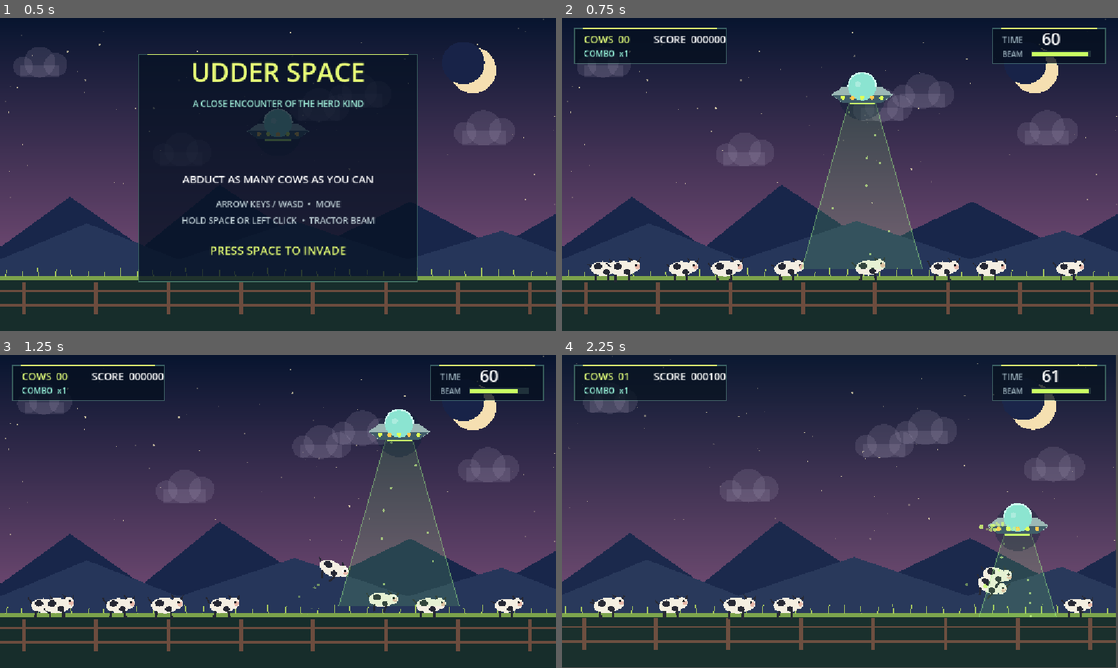
Above: before the commit, frames 1-4 (two rows, left to right).
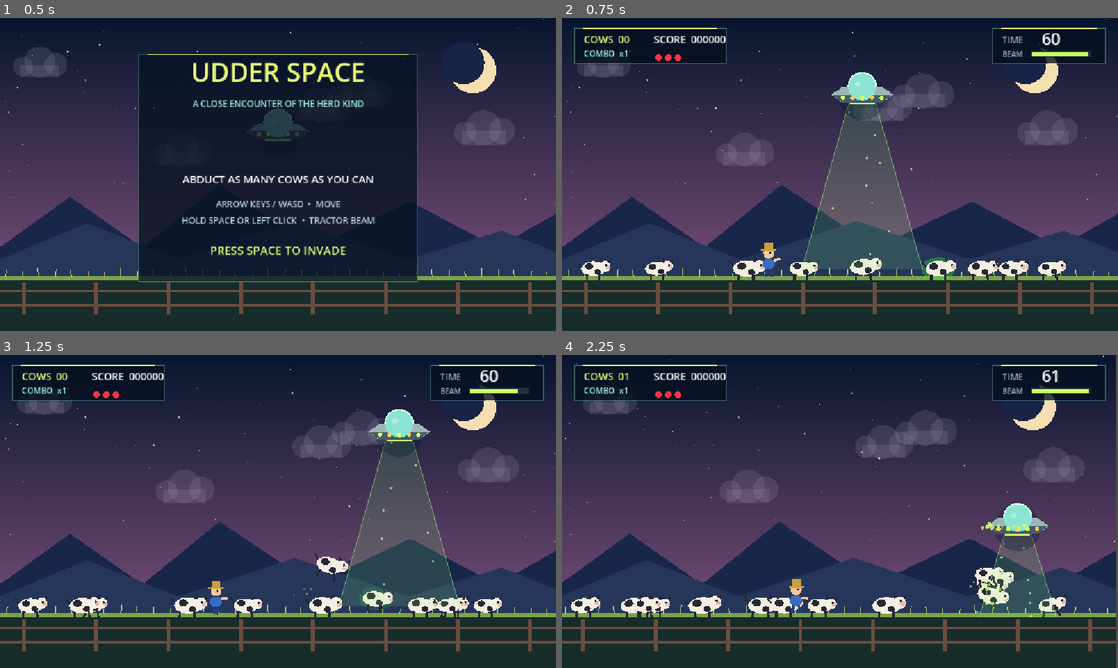
Above: after the commit, the same moments.

Repository: raegar/UdderSpace
Game: Godot game, scene res://main.tscn
Same seed, same stepped clock (60 frames per second), same inputs: the game is played once before the commit and once after it.
Inputs (mouse positions are in pixels of both pictures, inside the frame that each line leads up to):
- Up to frame 1 (0.5 s): no input
- Up to frame 2 (0.75 s): tap Enter at 0.5, 0.6 s; move the mouse to (962, 158) at 0.52 s; hold D from 0.53 s (still down); hold Space from 0.53 s (still down); click (962, 158) at 0.67 s
- Up to frame 3 (1.25 s): keep holding D; keep holding Space
- Up to frame 4 (2.25 s): move the mouse to (728, 527) at 1.27 s; release D at 1.28 s; release Space at 1.28 s; hold S 1.28-2.03 s; tap Space at 1.35, 1.52, 1.82 s; click (728, 527) at 1.42 s; tap Enter at 1.55, 2.1 s; move the mouse to (895, 442) at 2.02 s; hold D from 2.03 s (still down); hold Space from 2.03 s (still down); click (895, 442) at 2.17 s

Frame 1 is identical in both runs. In frame 2, 3.1% of the frame differs, in the area x 2-95%, y 11-84%; in frame 3, 3.5%; in frame 4, 5.3%, in the area x 0-100%, y 0-100%.

Commit message:
Group10 updates

Diff:
--- a/main.gd
+++ b/main.gd
@@ -23,10 +23,16 @@
 var beam_on := false
 var screen_shake := 0.0
 var flash := 0.0
+var damage_flash := 0.0
 var spawn_timer := 0.0
+var ufo_health := 3
+var ufo_invincible := 0.0
+var shot_down := false
 var captured := 0
 var title_bob := 0.0
 var rng := RandomNumberGenerator.new()
+var farmers: Array[Dictionary] = []
+var carrots: Array[Dictionary] = []
 
 func _ready() -> void:
 	rng.randomize()
@@ -53,12 +59,30 @@
 	time_left = 60.0
 	beam_energy = 100.0
 	spawn_timer = 0.0
+	farmers.clear()
+	carrots.clear()
+	ufo_health = 3
+	ufo_invincible = 0.0
+	shot_down = false
+	spawn_farmer()
 	for i in 8:
 		spawn_cow(90.0 + i * 135.0 + rng.randf_range(-30, 30))
 
-func spawn_cow(x := -1.0) -> void:
+func spawn_farmer(x := -1.0) -> void:
+	if x < 0:
+		x = rng.randf_range(120, W - 120)
+	farmers.append({
+		"pos": Vector2(x, GROUND_Y - 30),
+		"dir": 1.0,
+		"phase": rng.randf_range(0, TAU),
+		"throw_timer": rng.randf_range(3.0, 6.0)
+	})
+
+func spawn_cow(x := -1.0, force_golden := false) -> void:
 	if x < 0:
 		x = rng.randf_range(65, W - 65)
+	var golden := force_golden or rng.randf() < 0.04
+	var infected := not golden and rng.randf() < 0.10
 	cows.append({
 		"pos": Vector2(x, GROUND_Y - 16),
 		"vel": Vector2(rng.randf_range(-24, 24), 0),
@@ -67,7 +91,11 @@
 		"fear": 0.0,
 		"airborne": false,
 		"captured": false,
-		"size": rng.randf_range(0.88, 1.1)
+		"size": rng.randf_range(0.88, 1.1),
+		"golden": golden,
+		"infected": infected,
+		"life": 15.0,
+		"expired": false
 	})
 
 func _unhandled_input(event: InputEvent) -> void:
@@ -93,6 +121,9 @@
 	update_particles(delta)
 	screen_shake = maxf(0.0, screen_shake - delta * 18.0)
 	flash = maxf(0.0, flash - delta * 2.5)
+	damage_flash = maxf(0.0, damage_flash - delta * 3.0)
+	if state == GameState.PLAYING:
+		ufo_invincible = maxf(0.0, ufo_invincible - delta)
 	queue_redraw()
 
 func update_game(delta: float) -> void:
@@ -120,18 +151,73 @@
 		beam_energy = minf(100, beam_energy + delta * 18.0)
 
 	spawn_timer -= delta
-	if spawn_timer <= 0 and cows.size() < 10:
+	if spawn_timer <= 0 and cows.size() < 30:
 		spawn_cow()
-		spawn_timer = rng.randf_range(1.5, 3.0)
+		spawn_timer = 0.2
 
 	for cow in cows:
 		update_cow(cow, delta)
 
 	for i in range(cows.size() - 1, -1, -1):
-		if cows[i].captured:
+		if cows[i].captured or cows[i].expired:
 			cows.remove_at(i)
 
+	update_farmers(delta)
+	update_carrots(delta)
+
+func update_farmers(delta: float) -> void:
+	for farmer in farmers:
+		farmer.phase = (farmer.phase as float) + delta * 2.2
+		var fpos: Vector2 = farmer.pos
+		var dx: float = ufo_pos.x - fpos.x
+		if absf(dx) > 50:
+			farmer.dir = signf(dx)
+			farmer.pos = fpos + Vector2(signf(dx) * 38.0 * delta, 0)
+		farmer.pos = Vector2(clampf((farmer.pos as Vector2).x, 55, W - 55), GROUND_Y - 30)
+		farmer.throw_timer = (farmer.throw_timer as float) - delta
+		if (farmer.throw_timer as float) <= 0:
+			throw_carrot(farmer)
+			farmer.throw_timer = rng.randf_range(4.0, 7.0)
+
+func throw_carrot(farmer: Dictionary) -> void:
+	var fpos: Vector2 = farmer.pos
+	var hdx: float = signf(ufo_pos.x - fpos.x)
+	carrots.append({
+		"pos": fpos + Vector2(hdx * 16, -18),
+		"vel": Vector2(hdx * 55.0, -310.0),
+		"phase": 0.0
+	})
+
+func update_carrots(delta: float) -> void:
+	for c in carrots:
+		c.phase += delta * 5.0
+		c.vel.y += 150.0 * delta
+		c.pos += c.vel * delta
+	for i in range(carrots.size() - 1, -1, -1):
+		var c := carrots[i]
+		if c.pos.y > GROUND_Y + 20 or c.pos.x < -60 or c.pos.x > W + 60:
+			carrots.remove_at(i)
+			continue
+		if c.pos.distance_to(ufo_pos) < 42:
+			if ufo_invincible <= 0:
+				ufo_health -= 1
+				ufo_invincible = 1.5
+				beam_energy = maxf(0, beam_energy - 20)
+				screen_shake = 18.0
+				damage_flash = 0.55
+				for j in 24:
+					add_particle(ufo_pos + Vector2(rng.randf_range(-40, 40), 10), Color("#ff3300"), "burst")
+				if ufo_health <= 0:
+					shot_down = true
+					state = GameState.GAME_OVER
+					beam_on = false
+			carrots.remove_at(i)
+
 func update_cow(cow: Dictionary, delta: float) -> void:
+	cow.life = (cow.life as float) - delta
+	if (cow.life as float) <= 0:
+		cow.expired = true
+		return
 	cow.phase += delta * 5.0
 	var offset: Vector2 = cow.pos - ufo_pos
 	var in_beam: bool = beam_on and cow.pos.y > ufo_pos.y and absf(offset.x) < beam_width_at(cow.pos.y) and offset.length() < BEAM_RANGE
@@ -173,14 +259,16 @@
 		captured += 1
 		combo += 1
 		best_combo = maxi(best_combo, combo)
-		var points := 100 * combo
-		score += points
-		time_left = minf(99.0, time_left + 2.0)
-		beam_energy = minf(100, beam_energy + 22)
-		screen_shake = 8.0
-		flash = 0.35
-		for j in 18:
-			add_particle(ufo_pos + Vector2(rng.randf_range(-35, 35), 15), Color("#d7ff75"), "burst")
+		var points := 10000 if cow.golden else (10 if not cow.infected else -100)
+		score = maxi(0, score + points)
+		time_left = minf(99.0, time_left + (8.0 if cow.golden else 2.0))
+		beam_energy = minf(100, beam_energy + (50 if cow.golden else 22))
+		screen_shake = 16.0 if cow.golden else 8.0
+		flash = 0.7 if cow.golden else 0.35
+		var burst_color := Color("#ffd700") if cow.golden else Color("#d7ff75")
+		var burst_count := 36 if cow.golden else 18
+		for j in burst_count:
+			add_particle(ufo_pos + Vector2(rng.randf_range(-45, 45), 15), burst_color, "burst")
 	elif not in_beam and cow.airborne and cow.pos.y >= GROUND_Y - 17:
 		combo = 0
 
@@ -218,9 +306,14 @@
 	draw_background()
 	for cow in cows:
 		draw_cow(cow)
+	for farmer in farmers:
+		draw_farmer(farmer)
+	for c in carrots:
+		draw_carrot(c)
 	if state == GameState.PLAYING and beam_on:
 		draw_beam()
-	draw_ufo(ufo_pos, state == GameState.TITLE)
+	if ufo_invincible <= 0 or fmod(ufo_invincible * 10, 2) < 1:
+		draw_ufo(ufo_pos, state == GameState.TITLE)
 	for p in particles:
 		draw_particle(p)
 	draw_set_transform(Vector2.ZERO)
@@ -232,6 +325,8 @@
 		draw_game_over()
 	if flash > 0:
 		draw_rect(Rect2(0, 0, W, H), Color(0.8, 1.0, 0.65, flash), true)
+	if damage_flash > 0:
+		draw_rect(Rect2(0, 0, W, H), Color(1.0, 0.1, 0.05, damage_flash), true)
 
 func draw_background() -> void:
 	draw_rect(Rect2(0, 0, W, H), Color("#08152f"), true)
@@ -322,11 +417,18 @@
 	if cow.airborne:
 		angle += sin(cow.phase) * 0.12
 	draw_set_transform(p, angle, Vector2(s, s))
-	var body := Color("#f4eee2")
-	var dark := Color("#252733")
+	var body := Color("#ffd700") if cow.golden else Color("#f4eee2")
+	var dark := Color("#7a5c00") if cow.golden else Color("#252733")
+	var nose := Color("#f0c040") if cow.golden else Color("#e7b7a8")
+	if cow.golden:
+		var glow_alpha := 0.18 + sin(cow.phase * 3.0) * 0.08
+		draw_custom_ellipse(Vector2.ZERO, Vector2(36, 24), Color(1.0, 0.85, 0.0, glow_alpha))
+	if cow.infected:
+		var glow_alpha: float = 0.22 + sin(cow.phase * 4.0) * 0.10
+		draw_custom_ellipse(Vector2.ZERO, Vector2(36, 24), Color(0.2, 1.0, 0.15, glow_alpha))
 	draw_custom_ellipse(Vector2.ZERO, Vector2(27, 16), body)
 	draw_circle(Vector2(25, -5), 12, body)
-	draw_circle(Vector2(31, -4), 5, Color("#e7b7a8"))
+	draw_circle(Vector2(31, -4), 5, nose)
 	draw_colored_polygon(PackedVector2Array([Vector2(17, -14), Vector2(12, -24), Vector2(22, -17)]), dark)
 	draw_colored_polygon(PackedVector2Array([Vector2(31, -14), Vector2(38, -23), Vector2(37, -12)]), dark)
 	draw_custom_ellipse(Vector2(-10, -5), Vector2(9, 7), dark)
@@ -340,6 +442,38 @@
 		draw_circle(Vector2(28, -8), 5, Color.WHITE, false, 1.5)
 	draw_set_transform(Vector2.ZERO)
 
+func draw_farmer(farmer: Dictionary) -> void:
+	var p: Vector2 = farmer.pos
+	var d: float = farmer.dir
+	var ph: float = farmer.phase
+	var bob: float = sin(ph) * 2.0
+	var skin := Color("#f4c899")
+	var denim := Color("#3a6bc4")
+	var dark_denim := Color("#1e3d7a")
+	var straw := Color("#c8a040")
+	var leg_kick: float = sin(ph) * 6.0
+	draw_line(p + Vector2(-5, 14 + bob), p + Vector2(-7 + leg_kick, 30 + bob), dark_denim, 6)
+	draw_line(p + Vector2(5, 14 + bob), p + Vector2(7 - leg_kick, 30 + bob), dark_denim, 6)
+	draw_custom_ellipse(p + Vector2(0, 4 + bob), Vector2(13, 11), denim)
+	draw_circle(p + Vector2(0, -18 + bob), 11, skin)
+	draw_circle(p + Vector2(3 * d, -19 + bob), 2, Color("#201810"))
+	draw_rect(Rect2(p + Vector2(-16, -27 + bob), Vector2(32, 5)), straw, true)
+	draw_rect(Rect2(p + Vector2(-9, -40 + bob), Vector2(18, 14)), straw, true)
+	var arm_raise: float = -8.0 - sin(ph * 0.5) * 8.0
+	draw_line(p + Vector2(d * 10, -2 + bob), p + Vector2(d * 24, arm_raise + bob), skin, 5)
+
+func draw_carrot(c: Dictionary) -> void:
+	draw_set_transform(c.pos, c.phase)
+	draw_colored_polygon(PackedVector2Array([
+		Vector2(-12, -3), Vector2(7, -3), Vector2(7, 3), Vector2(-12, 3)
+	]), Color("#ff6600"))
+	draw_colored_polygon(PackedVector2Array([
+		Vector2(7, -3), Vector2(7, 3), Vector2(15, 0)
+	]), Color("#ff4400"))
+	draw_line(Vector2(-12, -1), Vector2(-19, -8), Color("#44bb44"), 2)
+	draw_line(Vector2(-11, 1), Vector2(-20, -3), Color("#44bb44"), 2)
+	draw_set_transform(Vector2.ZERO)
+
 func draw_custom_ellipse(center: Vector2, radii: Vector2, color: Color) -> void:
 	var points := PackedVector2Array()
 	for i in 24:
@@ -367,6 +501,9 @@
 	draw_text(Vector2(45, 52), "COWS  %02d" % captured, 21, Color("#dffb78"))
 	draw_text(Vector2(190, 52), "SCORE  %06d" % score, 21, Color.WHITE)
 	draw_text(Vector2(45, 80), "COMBO  x%d" % maxi(1, combo), 17, Color("#8fe8d1"))
+	for i in 3:
+		var hp_color := Color("#ff3344") if i < ufo_health else Color("#2a1a1a")
+		draw_circle(Vector2(200 + i * 20, 82), 7, hp_color)
 	draw_panel(Rect2(W - 260, 22, 235, 72), Color(0.02, 0.06, 0.12, 0.78))
 	draw_text(Vector2(W - 240, 52), "TIME", 18, Color("#9eb4c0"))
 	var time_color := Color("#ff6b69") if time_left < 10 else Color.WHITE
@@ -377,8 +514,12 @@
 
 func draw_game_over() -> void:
 	draw_panel(Rect2(326, 104, 500, 425), Color(0.025, 0.07, 0.14, 0.9))
-	draw_centered("MISSION COMPLETE", 165, 38, Color("#e8ff77"))
-	draw_centered("THE FARMERS ARE CONFUSED.", 208, 18, Color("#9ce8d5"))
+	if shot_down:
+		draw_centered("SHOT DOWN", 165, 48, Color("#ff3333"))
+		draw_centered("A FARMER GOT YOU.", 218, 18, Color("#ff9977"))
+	else:
+		draw_centered("MISSION COMPLETE", 165, 38, Color("#e8ff77"))
+		draw_centered("THE FARMERS ARE CONFUSED.", 208, 18, Color("#9ce8d5"))
 	draw_centered("%d" % captured, 306, 72, Color.WHITE)
 	draw_centered("COWS LIBERATED", 342, 17, Color("#9eb4c0"))
 	draw_centered("SCORE  %06d" % score, 397, 25, Color("#e8ff77"))
